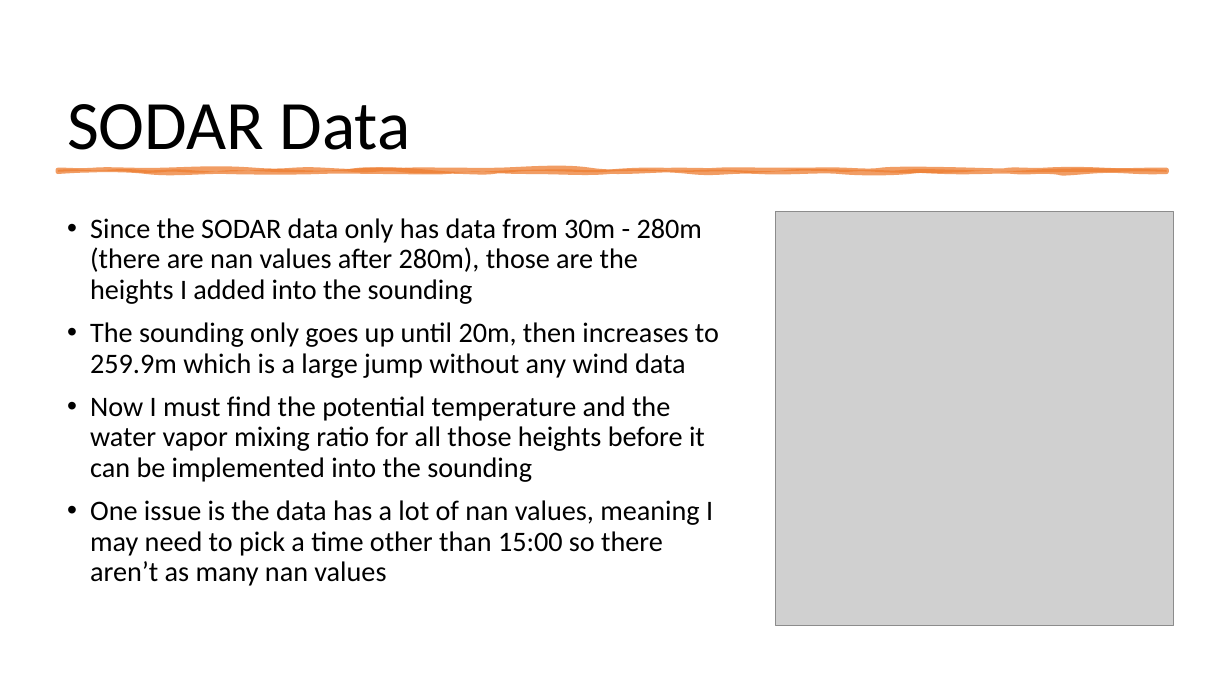
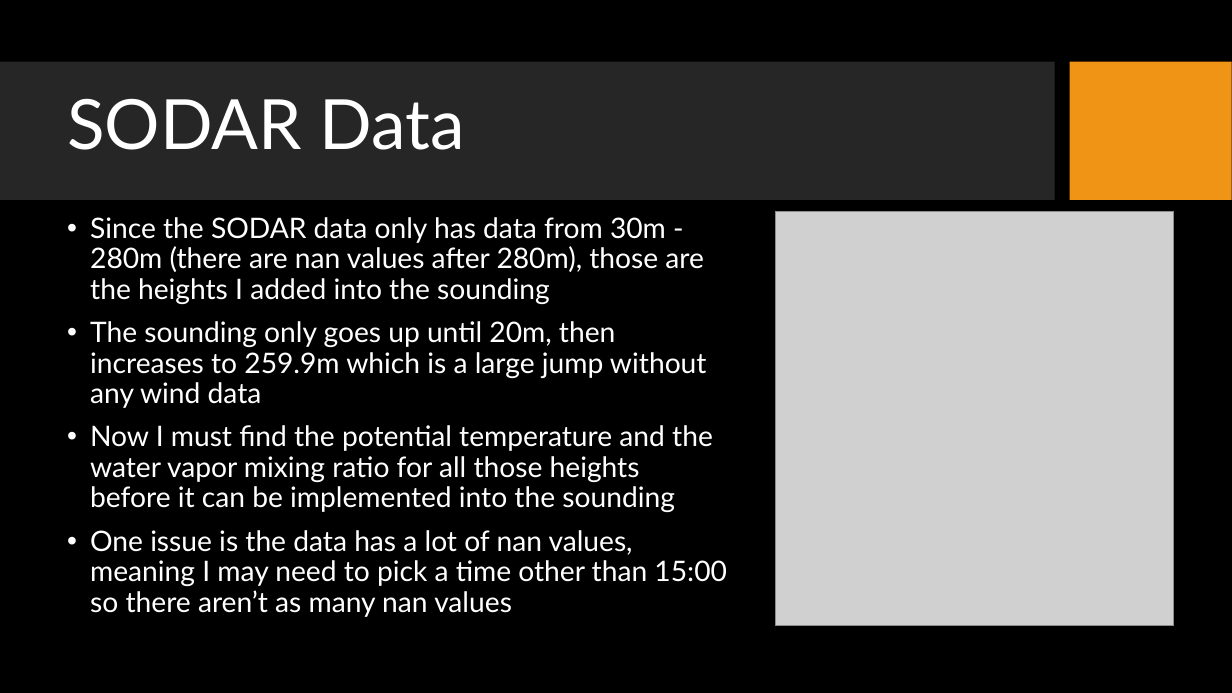
Before and after one commit to Jeremy-Benik/Meeting_Notes, a slide deck: slide 3 of 08192022_Presentation.pptx. Drawn at 1232x693 pixels with LibreOffice and Linux fonts; fonts in the diff are those of the drawing; grey boxes stand for pictures; background and template pictures are left out. Boxes give left, top, right and bottom in pixels: in the first picture for what was removed or moved away, otherwise in the second. Text is boxed around its words. In the diff, an @@ line names an element or a change of style, - is before the commit and + after.

```diff
--- a/08192022_Presentation.pptx
+++ b/08192022_Presentation.pptx
@@ background #FFFFFF to picture (left out) @@
@@ title "SODAR Data" at (x1=67, y1=99, x2=464, y2=150): font Calibri to Lato, text colour #000000 to #FFFFFF @@
@@ rectangle added at (x1=0, y1=62, x2=1055, y2=201), fill #262626 @@
@@ rectangle added at (x1=1070, y1=62, x2=1232, y2=201), fill #F09415 @@
@@ freeform shape removed at (x1=58, y1=170, x2=1167, y2=172) @@
@@ text "Since the SODAR data only ..." at (x1=90, y1=217, x2=726, y2=617): font Calibri to Lato, text colour #000000 to #FFFFFF @@
```
Also in this commit, not shown: 4 other slides changed, 4 slides added, 1 other file.
